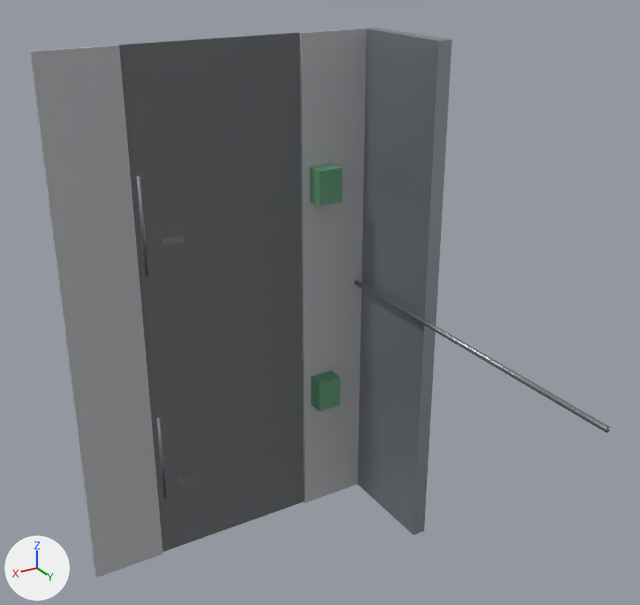
Before and after pictures for a commit that changed the OBJ model models/environment/industrial/industrial_street.obj.
The view is the same before and after, from a 50 mm lens placed at (23.2, 51.2, 24.5), pointed at (-3.4, 7.0, 2.4). Arrows for +X, +Y and +Z are at lower left; the lights stay in place. The first picture is the older version. Where no turn or scale is listed for an object, it has been applied to the vertices. Vertices at exactly the same position are counted once.

Objects in the first picture: 'IndustrialStreetMesh'.
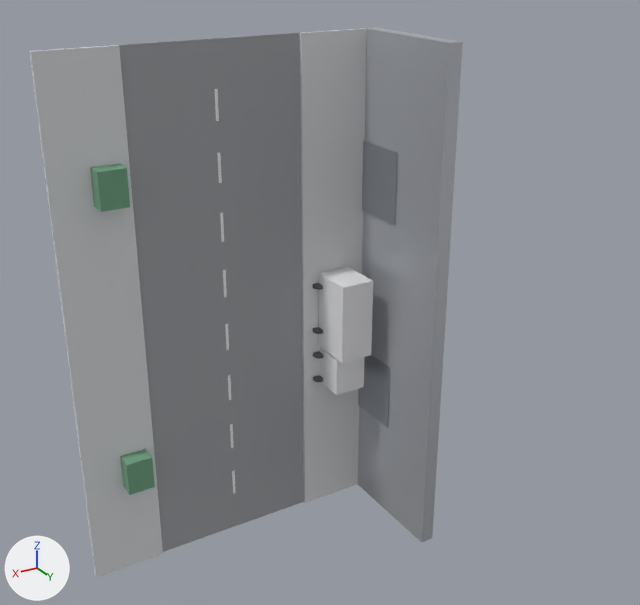
Where the change shows, as pixel boxes (x1, y1, x2, y2) in the pictures (640 x 605 px; the box of a moved part takes in the faces that stretch with it):
'IndustrialStreetMesh', recoloured, reshaped (lighter, 25% narrower)
    before: (30, 27, 610, 578)
    after: (30, 27, 463, 578)
part 1 of me_industrialstreetmesh, added
    after: (232, 470, 236, 494)
part 2 of me_industrialstreetmesh, added
    after: (230, 424, 234, 448)
part 3 of me_industrialstreetmesh, added
    after: (228, 375, 231, 400)
part 4 of me_industrialstreetmesh, added
    after: (225, 324, 229, 350)
part 5 of me_industrialstreetmesh, added
    after: (223, 270, 227, 298)
part 6 of me_industrialstreetmesh, added
    after: (220, 213, 224, 242)
part 7 of me_industrialstreetmesh, added
    after: (217, 152, 222, 183)
part 8 of me_industrialstreetmesh, added
    after: (214, 89, 219, 121)
part 9 of me_industrialstreetmesh, added
    after: (358, 355, 390, 428)
part 10 of me_industrialstreetmesh, added
    after: (362, 141, 398, 225)
part 11 of me_industrialstreetmesh, added
    after: (319, 348, 364, 395)
part 12 of me_industrialstreetmesh, added
    after: (319, 267, 373, 363)
part 13 of me_industrialstreetmesh, added
    after: (313, 375, 323, 382)
part 14 of me_industrialstreetmesh, added
    after: (313, 351, 323, 358)
part 15 of me_industrialstreetmesh, added
    after: (313, 327, 323, 334)
part 16 of me_industrialstreetmesh, added
    after: (313, 283, 323, 290)
part 17 of me_industrialstreetmesh, moved or reshaped
    before: (311, 371, 340, 412)
    after: (120, 449, 155, 495)
part 18 of me_industrialstreetmesh, moved or reshaped
    before: (310, 164, 342, 206)
    after: (90, 164, 130, 212)
part 19 of me_industrialstreetmesh, deleted
    before: (136, 175, 610, 499)
part 20 of me_industrialstreetmesh, moved or reshaped
    before: (358, 27, 452, 535)
    after: (358, 27, 463, 542)

Diff of the bpy script that builds the scene:
```diff
--- a/models/environment/industrial/industrial_street.obj.py
+++ b/models/environment/industrial/industrial_street.obj.py
@@ mat_mat_asphaltroad @@
 mat_mat_asphaltroad = principled_material('Mat_AsphaltRoad')
-mat_mat_asphaltroad.base_color = (0.14, 0.15, 0.16)  # grey #696c6f
+mat_mat_asphaltroad.base_color = (0.35, 0.36, 0.38)  # grey #a0a2a6
 mat_mat_asphaltroad.roughness = 0.85
@@ mat_mat_concretesidewalk @@
 mat_mat_concretesidewalk = principled_material('Mat_ConcreteSidewalk')
-mat_mat_concretesidewalk.base_color = (0.45, 0.46, 0.48)  # grey #b3b5b8
+mat_mat_concretesidewalk.base_color = (0.7, 0.72, 0.74)  # light grey #dadddf
 mat_mat_concretesidewalk.roughness = 0.8
@@ me_industrialstreetmesh @@
-me_industrialstreetmesh.from_pydata(...)  # 142 vertices, 98 faces; spans x -12.0..11.0, y -11.5..24.5, z -18.0..18.0
+me_industrialstreetmesh.from_pydata(...)  # 390 vertices, 254 faces; spans x -12.0..11.0, y -0.1..9.0, z -18.0..18.0
+# me_industrialstreetmesh part 1: a new loose piece, a box spanning x -0.1..0.1, y 0.1..0.11, z -15.0..-13.0, in mat_mat_whiteline (white #f8f8f8)
+# me_industrialstreetmesh part 2: a new loose piece, a box spanning x -0.1..0.1, y 0.1..0.11, z -11.0..-9.0, in mat_mat_whiteline (white #f8f8f8)
+# me_industrialstreetmesh part 3: a new loose piece, a box spanning x -0.1..0.1, y 0.1..0.11, z -7.0..-5.0, in mat_mat_whiteline (white #f8f8f8)
+# me_industrialstreetmesh part 4: a new loose piece, a box spanning x -0.1..0.1, y 0.1..0.11, z -3.0..-1.0, in mat_mat_whiteline (white #f8f8f8)
+# me_industrialstreetmesh part 5: a new loose piece, a box spanning x -0.1..0.1, y 0.1..0.11, z 1.0..3.0, in mat_mat_whiteline (white #f8f8f8)
+# me_industrialstreetmesh part 6: a new loose piece, a box spanning x -0.1..0.1, y 0.1..0.11, z 5.0..7.0, in mat_mat_whiteline (white #f8f8f8)
+# me_industrialstreetmesh part 7: a new loose piece, a box spanning x -0.1..0.1, y 0.1..0.11, z 9.0..11.0, in mat_mat_whiteline (white #f8f8f8)
+# me_industrialstreetmesh part 8: a new loose piece, a box spanning x -0.1..0.1, y 0.1..0.11, z 13.0..15.0, in mat_mat_whiteline (white #f8f8f8)
+# me_industrialstreetmesh part 9: a new loose piece, a box spanning x -11.01..-10.89, y 0.1..4.3, z -10.5..-5.5, in mat_mat_industrialmetal (light grey #b3b8bf)
+# me_industrialstreetmesh part 10: a new loose piece, a box spanning x -11.01..-10.89, y 0.1..4.3, z 5.5..10.5, in mat_mat_industrialmetal (light grey #b3b8bf)
+# me_industrialstreetmesh part 11: a new loose piece, a box spanning x -9.7..-7.3, y 0.2..2.8, z -7.4..-4.6, in mat_mat_truckpaint (white #f1f1f3)
+# me_industrialstreetmesh part 12: a new loose piece, a box spanning x -9.8..-7.2, y 0.4..3.6, z -4.4..1.4, in mat_mat_truckpaint (white #f1f1f3)
+# me_industrialstreetmesh part 13: a new loose piece, a 14-sided cylinder along z spanning x -7.7..-6.74, y 0.01..0.95, z -7.13..-6.87, in mat_mat_truckwheel (dark grey #616165)
+# me_industrialstreetmesh part 14: a new loose piece, a 14-sided cylinder along z spanning x -7.7..-6.74, y 0.01..0.95, z -5.13..-4.87, in mat_mat_truckwheel (dark grey #616165)
+# me_industrialstreetmesh part 15: a new loose piece, a 14-sided cylinder along z spanning x -7.7..-6.74, y 0.01..0.95, z -3.13..-2.87, in mat_mat_truckwheel (dark grey #616165)
+# me_industrialstreetmesh part 16: a new loose piece, a 14-sided cylinder along z spanning x -7.7..-6.74, y 0.01..0.95, z 0.37..0.63, in mat_mat_truckwheel (dark grey #616165)
+# me_industrialstreetmesh part 17: the loose piece of 8 vertices spanning x -8.4..-6.6, y 0.1..1.5, z -9.2..-6.8 is moved by (15.0, 0.0, -2.0), in mat_mat_dumpstergreen (green #6fa281)
+# me_industrialstreetmesh part 18: the loose piece of 8 vertices spanning x -8.4..-6.6, y 0.2..1.6, z 6.8..9.2 is moved by (15.0, 0.0, 2.0), in mat_mat_dumpstergreen (green #6fa281)
+# me_industrialstreetmesh part 19: 7 loose pieces with 96 vertices, spanning x -10.7..6.6, y -11.5..24.5, z -11.1..11.1, are deleted
+# me_industrialstreetmesh part 20: 4 vertices removed from x -12.0..-11.0, y 8.0, z -18.0..18.0; 4 vertices added at x -12.0..-11.0, y 9.0, z -18.0..18.0
+# other edits to the shape of me_industrialstreetmesh do not show in these pictures
 me_industrialstreetmesh.materials.append(mat_mat_asphaltroad)
 me_industrialstreetmesh.materials.append(mat_mat_concretesidewalk)
-me_industrialstreetmesh.materials.append(mat_mat_corrugatedmetal)  # grey #a0a6ad
-me_industrialstreetmesh.materials.append(mat_mat_industrialpipes)  # grey #909599
-me_industrialstreetmesh.materials.append(mat_mat_commercialdumpster)  # green #619976
-me_industrialstreetmesh.materials.append(mat_mat_streetlamplight)  # beige #ffedb3, glowing beige #ffedb3
+me_industrialstreetmesh.materials.append(mat_mat_whiteline)  # white #f8f8f8
+me_industrialstreetmesh.materials.append(mat_mat_warehousewall)  # light grey #c8cbd1
+me_industrialstreetmesh.materials.append(mat_mat_industrialmetal)  # light grey #b3b8bf
+me_industrialstreetmesh.materials.append(mat_mat_truckpaint)  # white #f1f1f3
+me_industrialstreetmesh.materials.append(mat_mat_industrialglass)  # pale blue #daecfa
+me_industrialstreetmesh.materials.append(mat_mat_truckwheel)  # dark grey #616165
+me_industrialstreetmesh.materials.append(mat_mat_dumpstergreen)  # green #6fa281
```
